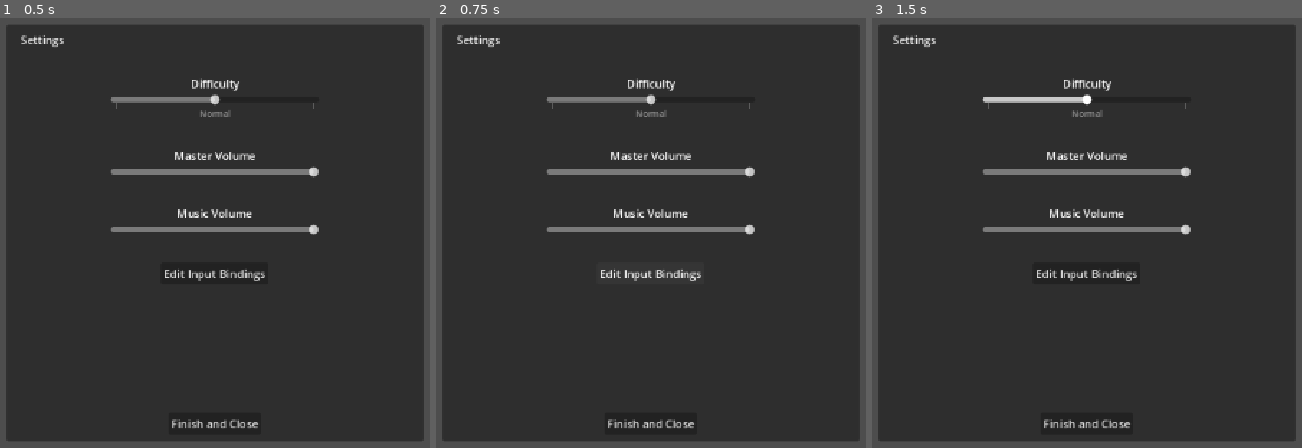
Above: before the commit, frames 1-3 (left to right).
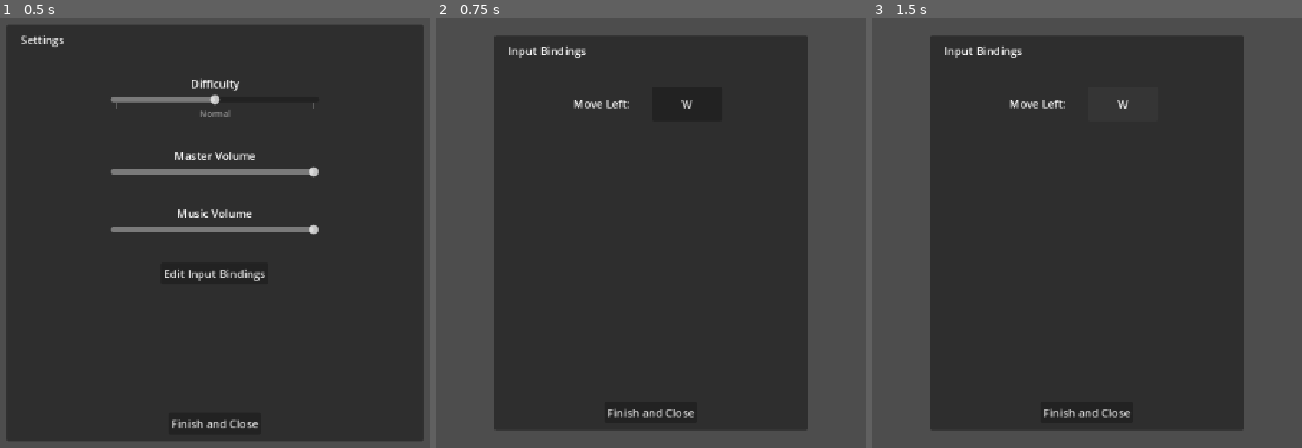
Above: after the commit, the same moments.

Repository: coco4332/Week6-Accessibility
Game: Godot game, scene res://obj/ui/menu_setttings.tscn
The game is run twice, just before and just after one commit, with the same random seed, the same clock (stepped at 60 frames per second) and the same inputs. The project has no main scene, so this scene is started directly.
Inputs (mouse positions are in pixels of both pictures, inside the frame that each line leads up to):
- Up to frame 1 (0.5 s): no input
- Up to frame 2 (0.75 s): click "Edit Input Bindings" at 0.5 s
- Up to frame 3 (1.5 s): click (1121, 104) at 1.25 s, where only the run after the commit has a clickable "W"

Frame 1 is identical in both runs. In frame 2, 30% of the frame differs, in the area x 1-99%, y 1-99%; in frame 3, 30%.

Commit message:
implement some menu functionality

Diff:
--- a/week-6-accessibility/obj/ui/menu_setttings.tscn
+++ b/week-6-accessibility/obj/ui/menu_setttings.tscn
@@ -1,36 +1,40 @@
 [gd_scene format=3 uid="uid://6apofyulx41d"]
 
 [ext_resource type="Script" uid="uid://dw0kgujospif6" path="res://src/ui/difficulty_label.gd" id="1_ce0xg"]
-[ext_resource type="Script" uid="uid://exj6e0kef6un" path="res://src/ui/settings.gd" id="1_jdtyy"]
-
-[node name="Setttings" type="Control" unique_id=1883133672 node_paths=PackedStringArray("difficulty_slider", "master_vol_slider", "music_vol_slider")]
+[ext_resource type="Script" uid="uid://cy0mxu1j2a6cx" path="res://src/ui/submenu_button.gd" id="3_6kawi"]
+[ext_resource type="Script" uid="uid://cq2qi7hiksda6" path="res://src/ui/menu.gd" id="3_tr161"]
+
+[node name="Setttings" type="Control" unique_id=669599504]
 layout_mode = 3
 anchors_preset = 15
 anchor_right = 1.0
 anchor_bottom = 1.0
 grow_horizontal = 2
 grow_vertical = 2
-script = ExtResource("1_jdtyy")
-difficulty_slider = NodePath("Backdrop/OuterContainer/SettingControls/Difficulty/HSlider")
-master_vol_slider = NodePath("Backdrop/OuterContainer/SettingControls/MasterVolume/HSlider")
-music_vol_slider = NodePath("Backdrop/OuterContainer/SettingControls/MusicVolume/HSlider")
-metadata/_custom_type_script = "uid://exj6e0kef6un"
-
-[node name="Backdrop" type="Panel" parent="." unique_id=148997938]
-layout_mode = 1
-anchors_preset = -1
-anchor_left = 0.5
-anchor_top = 0.5
-anchor_right = 0.5
-anchor_bottom = 0.5
-offset_left = -300.0
-offset_top = -300.0
-offset_right = 300.0
-offset_bottom = 300.0
-grow_horizontal = 2
-grow_vertical = 2
-
-[node name="OuterContainer" type="VBoxContainer" parent="Backdrop" unique_id=94434884]
+
+[node name="Main" type="Control" parent="." unique_id=1588480016 node_paths=PackedStringArray("close_button")]
+layout_mode = 1
+anchor_right = 1.0
+anchor_bottom = 1.0
+offset_left = 276.0
+offset_top = 24.0
+offset_right = -276.0
+offset_bottom = -24.0
+grow_horizontal = 2
+grow_vertical = 2
+script = ExtResource("3_tr161")
+close_button = NodePath("Backdrop/OuterContainer/OuterControls/CloseButton")
+metadata/_custom_type_script = "uid://cq2qi7hiksda6"
+
+[node name="Backdrop" type="Panel" parent="Main" unique_id=148997938]
+layout_mode = 1
+anchors_preset = 15
+anchor_right = 1.0
+anchor_bottom = 1.0
+grow_horizontal = 2
+grow_vertical = 2
+
+[node name="OuterContainer" type="VBoxContainer" parent="Main/Backdrop" unique_id=94434884]
 layout_mode = 1
 anchors_preset = -1
 anchor_right = 1.0
@@ -43,24 +47,24 @@
 grow_vertical = 2
 theme_override_constants/separation = 40
 
-[node name="Label" type="Label" parent="Backdrop/OuterContainer" unique_id=775895259]
+[node name="Label" type="Label" parent="Main/Backdrop/OuterContainer" unique_id=775895259]
 layout_mode = 2
 text = "Settings"
 
-[node name="SettingControls" type="VBoxContainer" parent="Backdrop/OuterContainer" unique_id=1700156658]
+[node name="SettingControls" type="VBoxContainer" parent="Main/Backdrop/OuterContainer" unique_id=1700156658]
 layout_mode = 2
 size_flags_vertical = 3
 theme_override_constants/separation = 40
 
-[node name="Difficulty" type="VBoxContainer" parent="Backdrop/OuterContainer/SettingControls" unique_id=492608682]
-layout_mode = 2
-
-[node name="Label" type="Label" parent="Backdrop/OuterContainer/SettingControls/Difficulty" unique_id=839336642]
+[node name="Difficulty" type="VBoxContainer" parent="Main/Backdrop/OuterContainer/SettingControls" unique_id=492608682]
+layout_mode = 2
+
+[node name="Label" type="Label" parent="Main/Backdrop/OuterContainer/SettingControls/Difficulty" unique_id=839336642]
 layout_mode = 2
 text = "Difficulty"
 horizontal_alignment = 1
 
-[node name="HSlider" type="HSlider" parent="Backdrop/OuterContainer/SettingControls/Difficulty" unique_id=1585344284]
+[node name="HSlider" type="HSlider" parent="Main/Backdrop/OuterContainer/SettingControls/Difficulty" unique_id=1585344284]
 custom_minimum_size = Vector2(300, 0)
 layout_mode = 2
 size_flags_horizontal = 4
@@ -71,7 +75,7 @@
 tick_count = 3
 ticks_on_borders = true
 
-[node name="Value" type="Label" parent="Backdrop/OuterContainer/SettingControls/Difficulty" unique_id=1705939219]
+[node name="Value" type="Label" parent="Main/Backdrop/OuterContainer/SettingControls/Difficulty" unique_id=1705939219]
 modulate = Color(1, 1, 1, 0.5019608)
 layout_mode = 2
 theme_override_font_sizes/font_size = 12
@@ -79,15 +83,15 @@
 horizontal_alignment = 1
 script = ExtResource("1_ce0xg")
 
-[node name="MasterVolume" type="VBoxContainer" parent="Backdrop/OuterContainer/SettingControls" unique_id=2124092197]
-layout_mode = 2
-
-[node name="Label" type="Label" parent="Backdrop/OuterContainer/SettingControls/MasterVolume" unique_id=1950003330]
+[node name="MasterVolume" type="VBoxContainer" parent="Main/Backdrop/OuterContainer/SettingControls" unique_id=2124092197]
+layout_mode = 2
+
+[node name="Label" type="Label" parent="Main/Backdrop/OuterContainer/SettingControls/MasterVolume" unique_id=1950003330]
 layout_mode = 2
 text = "Master Volume"
 horizontal_alignment = 1
 
-[node name="HSlider" type="HSlider" parent="Backdrop/OuterContainer/SettingControls/MasterVolume" unique_id=853218474]
+[node name="HSlider" type="HSlider" parent="Main/Backdrop/OuterContainer/SettingControls/MasterVolume" unique_id=853218474]
 custom_minimum_size = Vector2(300, 0)
 layout_mode = 2
 size_flags_horizontal = 4
@@ -95,15 +99,15 @@
 step = 0.0
 value = 1.0
 
-[node name="MusicVolume" type="VBoxContainer" parent="Backdrop/OuterContainer/SettingControls" unique_id=934461113]
-layout_mode = 2
-
-[node name="Label" type="Label" parent="Backdrop/OuterContainer/SettingControls/MusicVolume" unique_id=1739875180]
+[node name="MusicVolume" type="VBoxContainer" parent="Main/Backdrop/OuterContainer/SettingControls" unique_id=934461113]
+layout_mode = 2
+
+[node name="Label" type="Label" parent="Main/Backdrop/OuterContainer/SettingControls/MusicVolume" unique_id=1739875180]
 layout_mode = 2
 text = "Music Volume"
 horizontal_alignment = 1
 
-[node name="HSlider" type="HSlider" parent="Backdrop/OuterContainer/SettingControls/MusicVolume" unique_id=143613043]
+[node name="HSlider" type="HSlider" parent="Main/Backdrop/OuterContainer/SettingControls/MusicVolume" unique_id=143613043]
 custom_minimum_size = Vector2(300, 0)
 layout_mode = 2
 size_flags_horizontal = 4
@@ -111,21 +115,107 @@
 step = 0.0
 value = 1.0
 
-[node name="InputBindings" type="VBoxContainer" parent="Backdrop/OuterContainer/SettingControls" unique_id=1924781074]
-layout_mode = 2
-
-[node name="EditInput" type="Button" parent="Backdrop/OuterContainer/SettingControls/InputBindings" unique_id=1530614421]
+[node name="InputBindings" type="VBoxContainer" parent="Main/Backdrop/OuterContainer/SettingControls" unique_id=1924781074]
+layout_mode = 2
+
+[node name="EditInput" type="Button" parent="Main/Backdrop/OuterContainer/SettingControls/InputBindings" unique_id=1192203077 node_paths=PackedStringArray("parent_menu", "submenu")]
 layout_mode = 2
 size_flags_horizontal = 4
 size_flags_vertical = 0
 text = "Edit Input Bindings"
-
-[node name="OuterControls" type="HBoxContainer" parent="Backdrop/OuterContainer" unique_id=1691904270]
+script = ExtResource("3_6kawi")
+parent_menu = NodePath("../../../../..")
+submenu = NodePath("../../../../../../InputBindings")
+metadata/_custom_type_script = "uid://cy0mxu1j2a6cx"
+
+[node name="OuterControls" type="HBoxContainer" parent="Main/Backdrop/OuterContainer" unique_id=1691904270]
 layout_mode = 2
 alignment = 1
 
-[node name="CloseButton" type="Button" parent="Backdrop/OuterContainer/OuterControls" unique_id=466357868]
+[node name="CloseButton" type="Button" parent="Main/Backdrop/OuterContainer/OuterControls" unique_id=1898137099]
 layout_mode = 2
 text = "Finish and Close"
 
-[connection signal="value_changed" from="Backdrop/OuterContainer/SettingControls/Difficulty/HSlider" to="Backdrop/OuterContainer/SettingControls/Difficulty/Value" method="update_label_text"]
+[node name="InputBindings" type="Control" parent="." unique_id=110441634 node_paths=PackedStringArray("close_button")]
+layout_mode = 1
+anchor_right = 1.0
+anchor_bottom = 1.0
+offset_left = 350.0
+offset_top = 40.0
+offset_right = -350.0
+offset_bottom = -40.0
+grow_horizontal = 2
+grow_vertical = 2
+script = ExtResource("3_tr161")
+close_on_start = true
+close_button = NodePath("Panel/OuterContainer/OuterControls/CloseButton")
+metadata/_custom_type_script = "uid://cq2qi7hiksda6"
+
+[node name="Panel" type="Panel" parent="InputBindings" unique_id=1230251625]
+layout_mode = 1
+anchors_preset = 15
+anchor_right = 1.0
+anchor_bottom = 1.0
+grow_horizontal = 2
+grow_vertical = 2
+
+[node name="OuterContainer" type="VBoxContainer" parent="InputBindings/Panel" unique_id=807707959]
+layout_mode = 1
+anchors_preset = -1
+anchor_right = 1.0
+anchor_bottom = 1.0
+offset_left = 20.0
+offset_top = 10.0
+offset_right = -20.0
+offset_bottom = -10.0
+grow_horizontal = 2
+grow_vertical = 2
+theme_override_constants/separation = 40
+
+[node name="Label" type="Label" parent="InputBindings/Panel/OuterContainer" unique_id=897916723]
+layout_mode = 2
+text = "Input Bindings"
+
+[node name="ScrollContainer" type="ScrollContainer" parent="InputBindings/Panel/OuterContainer" unique_id=1098905876]
+layout_mode = 2
+size_flags_vertical = 3
+
+[node name="InputControls" type="VBoxContainer" parent="InputBindings/Panel/OuterContainer/ScrollContainer" unique_id=1418753107]
+layout_mode = 2
+size_flags_horizontal = 3
+theme_override_constants/separation = 40
+
+[node name="Binding" type="HBoxContainer" parent="InputBindings/Panel/OuterContainer/ScrollContainer/InputControls" unique_id=1923959136]
+layout_mode = 2
+alignment = 1
+
+[node name="Label" type="Label" parent="InputBindings/Panel/OuterContainer/ScrollContainer/InputControls/Binding" unique_id=1837165203]
+layout_mode = 2
+size_flags_horizontal = 3
+text = "Move Left:"
+horizontal_alignment = 2
+
+[node name="Spacer" type="Control" parent="InputBindings/Panel/OuterContainer/ScrollContainer/InputControls/Binding" unique_id=253517407]
+custom_minimum_size = Vector2(25, 0)
+layout_mode = 2
+
+[node name="InputKey" type="Button" parent="InputBindings/Panel/OuterContainer/ScrollContainer/InputControls/Binding" unique_id=1912637212]
+custom_minimum_size = Vector2(100, 50)
+layout_mode = 2
+size_flags_horizontal = 4
+size_flags_vertical = 0
+text = "W"
+
+[node name="EndSpacer" type="Control" parent="InputBindings/Panel/OuterContainer/ScrollContainer/InputControls/Binding" unique_id=1954276578]
+custom_minimum_size = Vector2(100, 0)
+layout_mode = 2
+
+[node name="OuterControls" type="HBoxContainer" parent="InputBindings/Panel/OuterContainer" unique_id=1071024415]
+layout_mode = 2
+alignment = 1
+
+[node name="CloseButton" type="Button" parent="InputBindings/Panel/OuterContainer/OuterControls" unique_id=1410626169]
+layout_mode = 2
+text = "Finish and Close"
+
+[connection signal="value_changed" from="Main/Backdrop/OuterContainer/SettingControls/Difficulty/HSlider" to="Main/Backdrop/OuterContainer/SettingControls/Difficulty/Value" method="update_label_text"]
--- a/week-6-accessibility/src/ui/menu.gd
+++ b/week-6-accessibility/src/ui/menu.gd
@@ -5,6 +5,19 @@
 signal closed()
 
 @export var close_on_start: bool = false
+@export var parent_menu: Menu = null
+@export var close_button: Button = null
+
+func _ready() -> void:
+	if close_on_start:
+		close()
+	if close_button:
+		close_button.pressed.connect(previous_menu)
+
+func previous_menu() -> void:
+	close()
+	if parent_menu:
+		parent_menu.open()
 
 func open() -> void:
 	show()
--- /dev/null
+++ b/week-6-accessibility/src/ui/submenu_button.gd
@@ -0,0 +1,13 @@
+class_name SubmenuButton
+extends Button
+
+@export var parent_menu: Menu = null
+@export var submenu: Menu = null
+
+func _ready() -> void:
+	pressed.connect(_on_pressed)
+
+func _on_pressed() -> void:
+	submenu.parent_menu = parent_menu
+	parent_menu.close()
+	submenu.open()
Not shown, added: week-6-accessibility/content/sfx/hover.wav.import
Not shown, added: week-6-accessibility/content/sfx/select.wav.import
Not shown, added: week-6-accessibility/src/ui/submenu_button.gd.uid
Not shown, added: week-6-accessibility/content/sfx/hover.wav
Not shown, added: week-6-accessibility/content/sfx/select.wav
